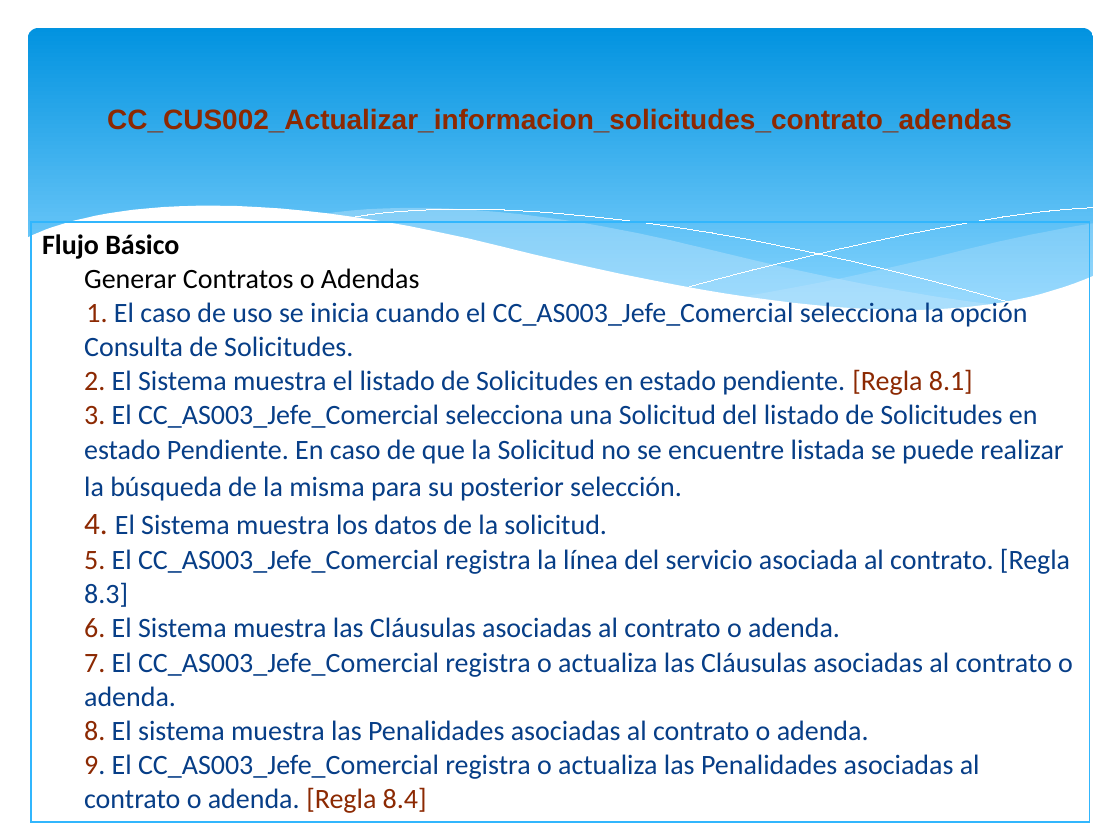
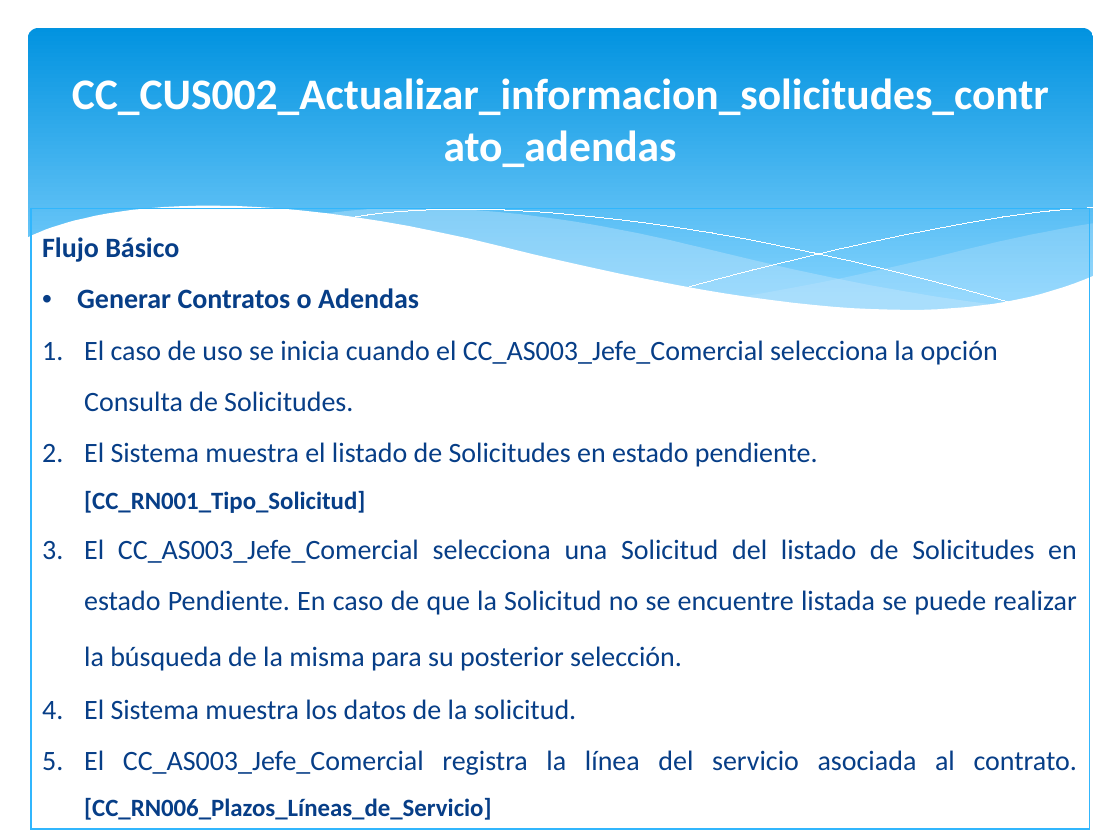
Before and after one commit to orlysemperfi/tp2-contratos-clientes, a slide deck: slide 14 of ITERACION 3/SUB ITERACION 4/PPT SUB-ITERACION 4 v1.1.pptx (slide 11 before the commit). Drawn at 1120x840 pixels with LibreOffice and Linux fonts; fonts in the diff are those of the drawing. Boxes give left, top, right and bottom in pixels: in the first picture for what was removed or moved away, otherwise in the second. Text is boxed around its words. In the diff, an @@ line names an element or a change of style, - is before the commit and + after.

```diff
--- a/ITERACION 3/SUB ITERACION 4/PPT SUB-ITERACION 4 v1.1.pptx
+++ b/ITERACION 3/SUB ITERACION 4/PPT SUB-ITERACION 4 v1.1.pptx
@@ text "CC_CUS002_Actualizar_informacion_solicitudes_contrato_adenda ..." at (72,78,1049,167): size 18 to 28 pt, font Arial to Calibri, text colour #8C2902 to #FFFFFF @@
@@ table at (31,208,1090,824) @@
-row 1, column 1: Flujo Básico Generar Contratos o Adendas / 1. El caso de uso se inicia cuando el CC_AS003_Jefe_Comercial selecciona la opción Consulta de Solicitudes. 2. El Sistema muestra el listado de Solicitudes en estado pendiente. [Regla 8.1] 3. El CC_AS003_Jefe_Comercial selecciona una Solicitud del listado de Solicitudes en estado Pendiente. En caso de que la Solicitud no se encuentre listada se puede realizar la búsqueda de la misma para su posterior selección. 4. El Sistema muestra los datos de la solicitud. 5. El CC_AS003_Jefe_Comercial registra la línea del servicio asociada al contrato. [Regla 8.3] 6. El Sistema muestra las Cláusulas asociadas al contrato o adenda. 7. El CC_AS003_Jefe_Comercial registra o actualiza las Cláusulas asociadas al contrato o adenda. 8. El sistema muestra las Penalidades asociadas al contrato o adenda. 9. El CC_AS003_Jefe_Comercial registra o actualiza las Penalidades asociadas al contrato o adenda. [Regla 8.4]
+row 1, column 1: Flujo Básico / Generar Contratos o Adendas / El caso de uso se inicia cuando el CC_AS003_Jefe_Comercial selecciona la opción Consulta de Solicitudes. / El Sistema muestra el listado de Solicitudes en estado pendiente. [CC_RN001_Tipo_Solicitud] / El CC_AS003_Jefe_Comercial selecciona una Solicitud del listado de Solicitudes en estado Pendiente. En caso de que la Solicitud no se encuentre listada se puede realizar la búsqueda de la misma para su posterior selección. / El Sistema muestra los datos de la solicitud. / El CC_AS003_Jefe_Comercial registra la línea del servicio asociada al contrato. [CC_RN006_Plazos_Líneas_de_Servicio]
@@ table: place and size @@
-table at (31,222,1090,817)
+table at (31,208,1090,824)
```
Also in this commit, not shown: 16 other slides changed, 4 slides added, 1 other file.
